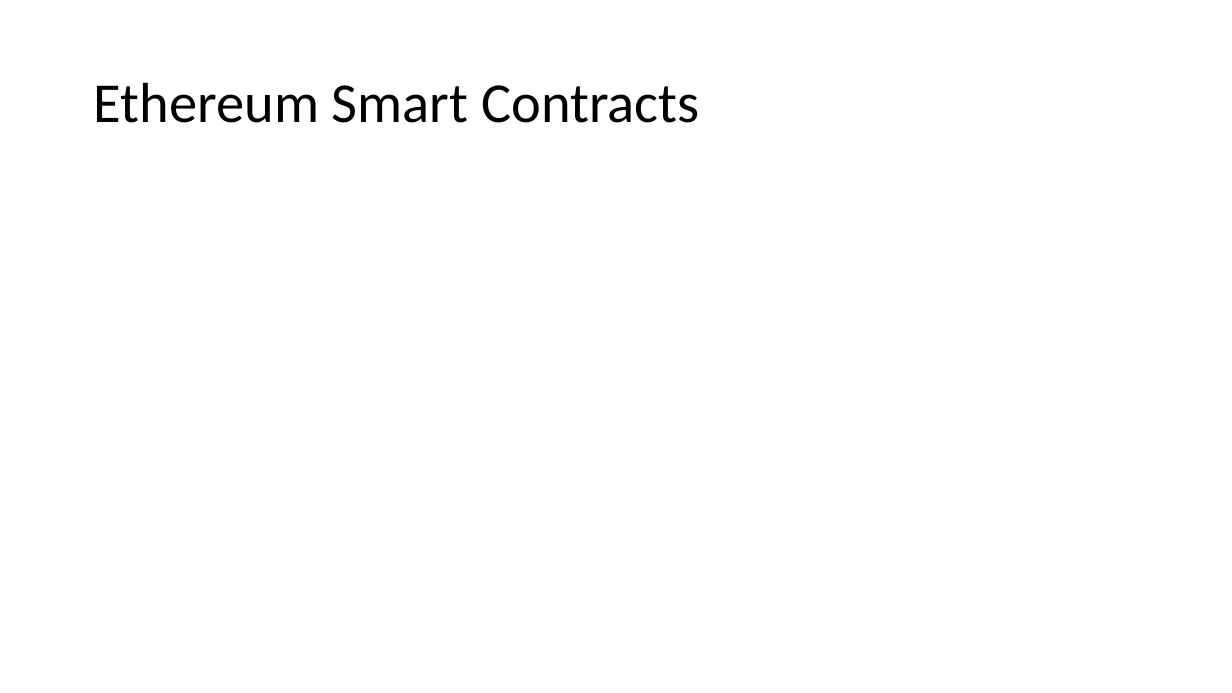
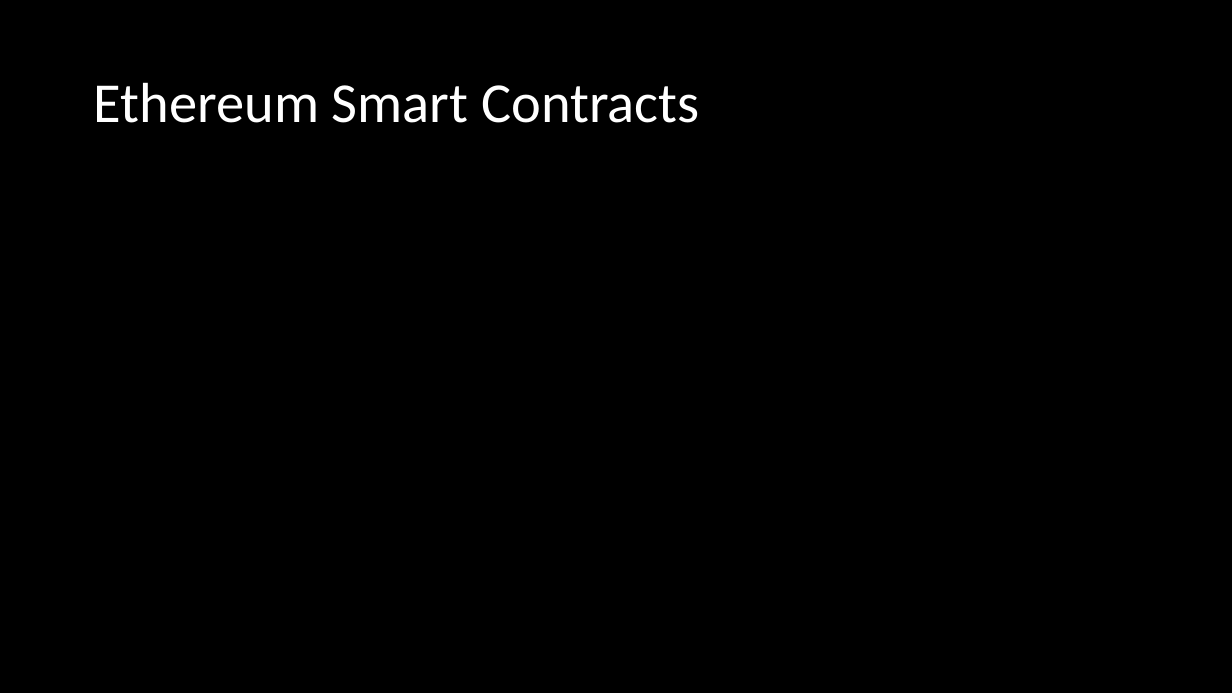
Before and after one commit to Blockchain-at-Michigan/Front-End-Workshop, a slide deck: slide 4 of presentation/Workshop_12_2_18.pptx. Drawn at 1232x693 pixels with LibreOffice and Linux fonts; fonts in the diff are those of the drawing. Boxes give left, top, right and bottom in pixels: in the first picture for what was removed or moved away, otherwise in the second. Text is boxed around its words. In the diff, an @@ line names an element or a change of style, - is before the commit and + after.

```diff
--- a/presentation/Workshop_12_2_18.pptx
+++ b/presentation/Workshop_12_2_18.pptx
@@ background #FFFFFF to #000000 @@
@@ title "Ethereum Smart Contracts" at [94, 82, 699, 123]: text colour #000000 to #FFFFFF @@
```
Also in this commit, not shown: 7 other slides changed, 1 slide added.
